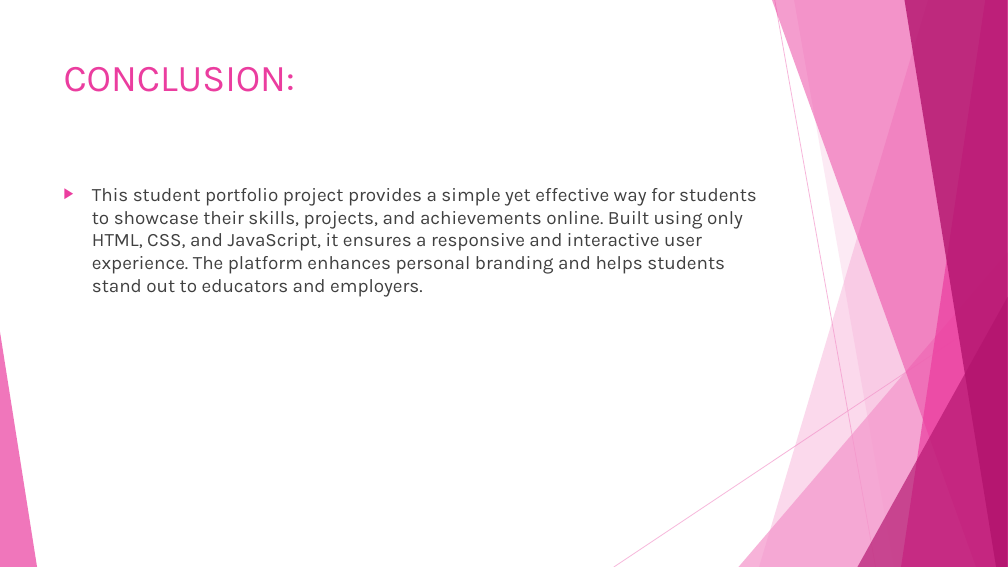
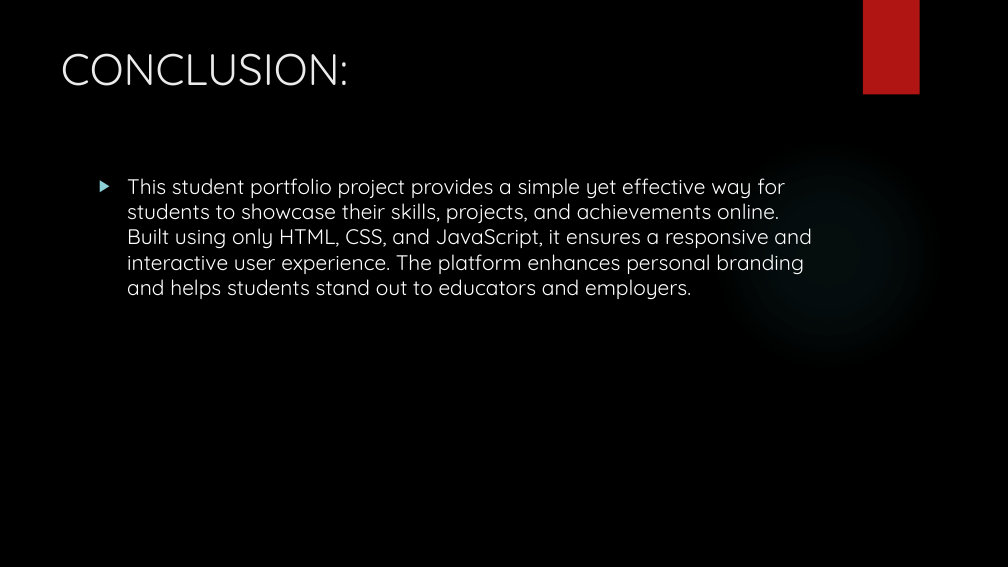
Before and after one commit to SHAREEFA-gif/SHAREEFA, a slide deck: slide 11 of SHARIFA.pptx. Drawn at 1008x567 pixels with LibreOffice and Linux fonts; fonts in the diff are those of the drawing; background and template pictures are left out. Boxes give left, top, right and bottom in pixels: in the first picture for what was removed or moved away, otherwise in the second. Text is boxed around its words. In the diff, an @@ line names an element or a change of style, - is before the commit and + after.

```diff
--- a/SHARIFA.pptx
+++ b/SHARIFA.pptx
@@ background #FFFFFF to picture (left out) @@
@@ rectangle added at bbox=[863, 0, 920, 95], fill #B01513 @@
@@ title "CONCLUSION:": place and size @@
-title "CONCLUSION:" at bbox=[64, 67, 295, 92]
+title "CONCLUSION:" at bbox=[61, 53, 348, 86]
@@ title "CONCLUSION:" at bbox=[61, 53, 348, 86]: size 36 to 42 pt, font Karla to Quicksand, text colour #EB3D9F to #EBEBEB @@
@@ ellipse added at bbox=[712, 138, 944, 371], fill gradient #50B9C1 @@
@@ text "This student portfolio project provides ...": place and size @@
-text "This student portfolio project provides ..." at bbox=[92, 188, 757, 297]
+text "This student portfolio project provides ..." at bbox=[127, 178, 811, 299]
@@ text "This student portfolio project provides ..." at bbox=[127, 178, 811, 299]: size 18 to 20 pt, font Karla to Quicksand, text colour #404040 to #FFFFFF; bullet colour #EB3D9F to #8AD0D6 @@
@@ group removed at bbox=[0, 0, 1008, 567]: 5 freeform shapes, 3 triangles, 2 lines @@
```
Also in this commit, not shown: 10 other slides changed.
